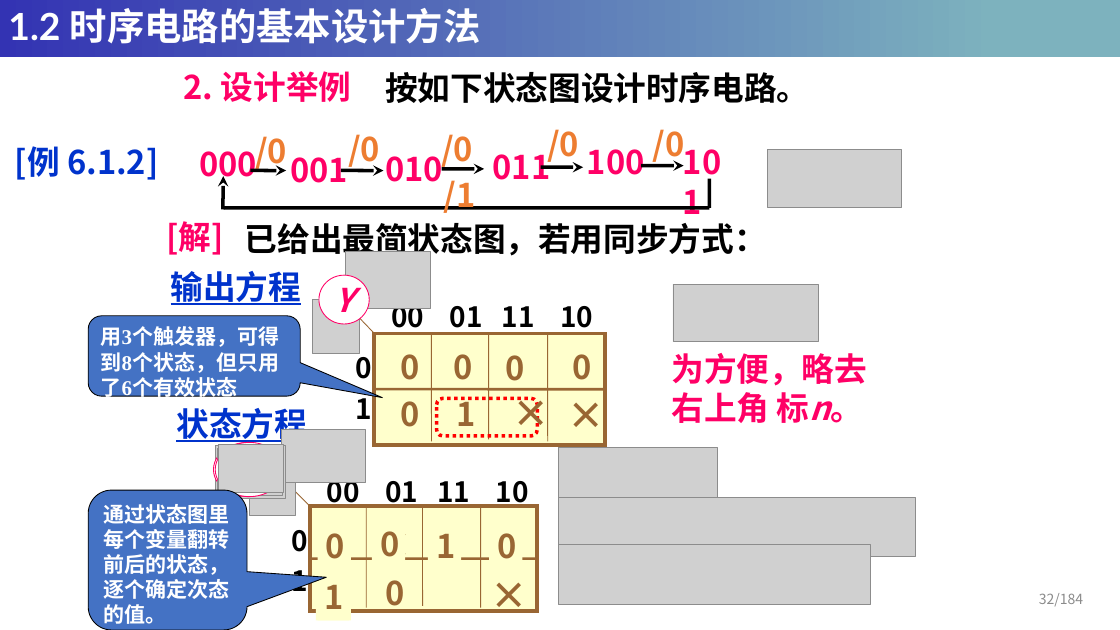
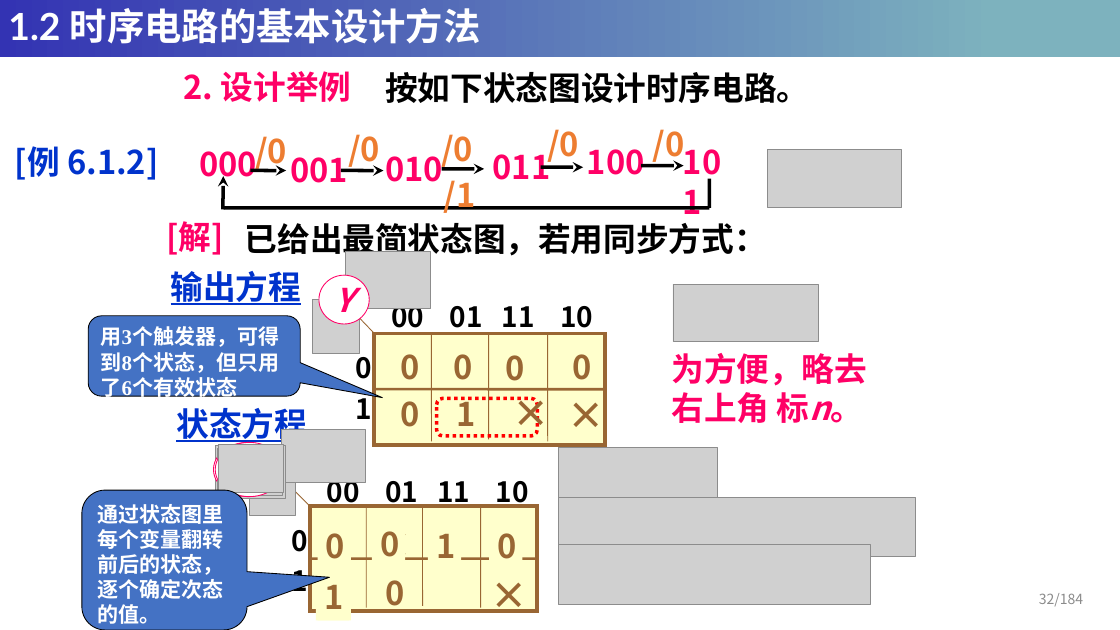
Before and after one commit to HeyuanMingong/heyuanmingong.github.io, a slide deck: slide 32 of DC/第六章-时序逻辑电路.pptx. Drawn at 1120x630 pixels with LibreOffice and Linux fonts; fonts in the diff are those of the drawing; grey boxes stand for pictures. Boxes give left, top, right and bottom in pixels: in the first picture for what was removed or moved away, otherwise in the second. Text is boxed around its words. In the diff, an @@ line names an element or a change of style, - is before the commit and + after.

```diff
--- a/DC/第六章-时序逻辑电路.pptx
+++ b/DC/第六章-时序逻辑电路.pptx
@@ rounded speech box "通过状态图里每个变量翻转前后的状态，逐个确定次态的值。": place and size @@
-rounded speech box "通过状态图里每个变量翻转前后的状态，逐个确定次态的值。" at [88,490,247,630]
+rounded speech box "通过状态图里每个变量翻转前后的状态，逐个确定次态的值。" at [82,490,247,630]
```
Also in this commit, not shown: 20 other slides changed, 1 other file.
